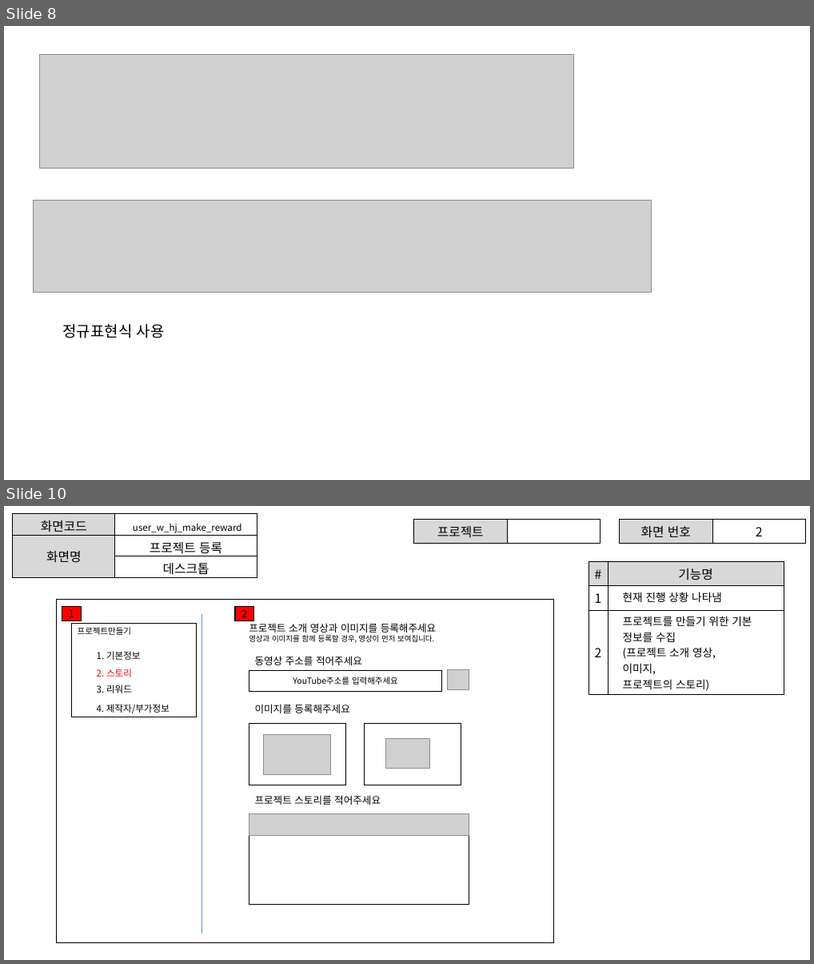
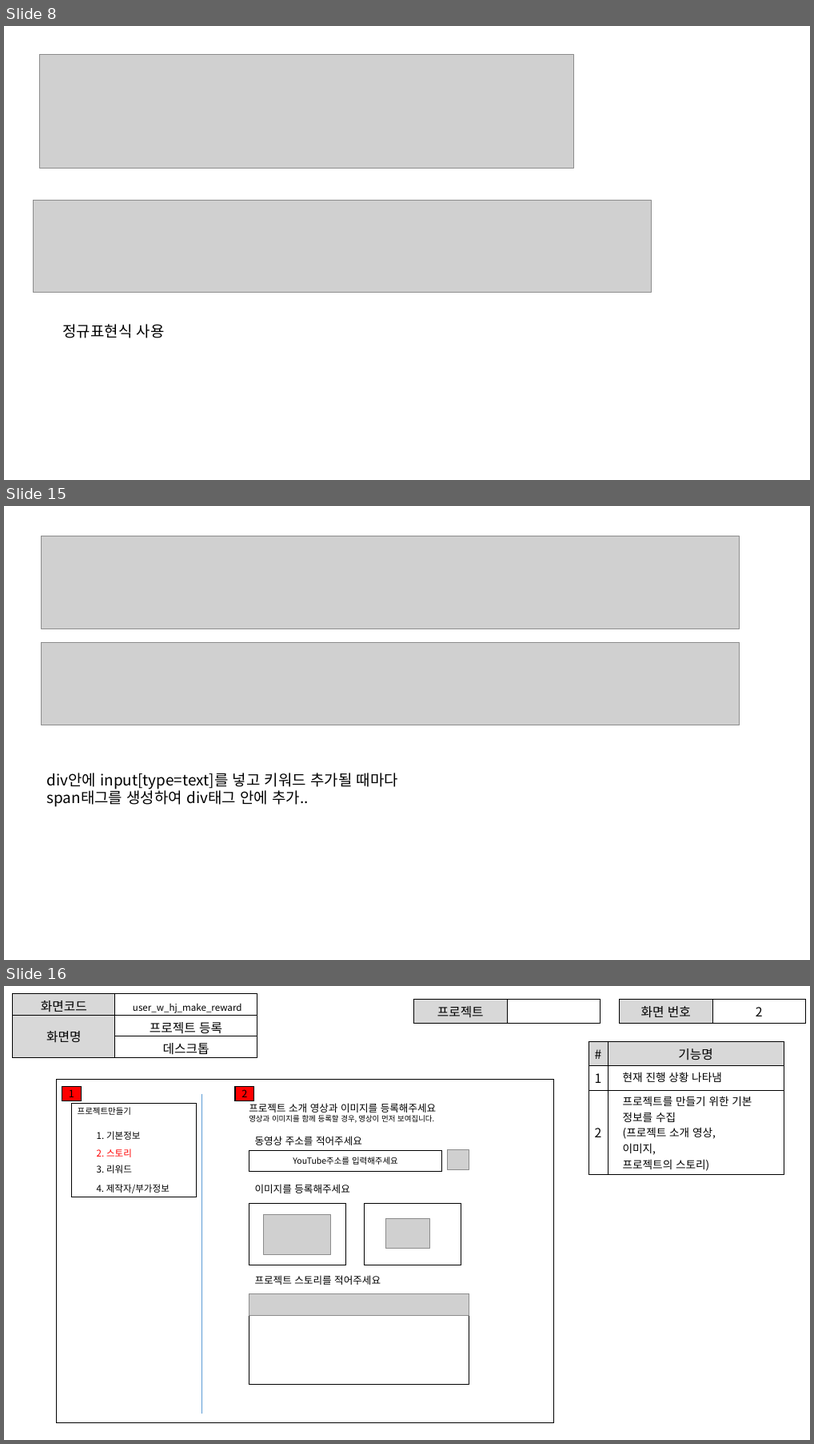
Before and after one commit to ezenteam2/EzenCrowdFunding, a slide deck: project03 화면설계서/project03 - 화면 설계서 - 형준.pptx. Shown one above the other, each under a label of ours: slides 8 and 10 before the commit, slides 8, 15 and 16 after it; the slides between them are not shown. The pictures are 814x964 and 814x1444 pixels, drawn with LibreOffice and Linux fonts; fonts in the diff are those of the drawing; grey boxes stand for pictures. Boxes give left, top, right and bottom in pixels: in the first picture for what was removed or moved away, otherwise in the second. Text is boxed around its words. In the diff, an @@ line names an element or a change of style, - is before the commit and + after.

```diff
--- a/project03 화면설계서/project03 - 화면 설계서 - 형준.pptx
+++ b/project03 화면설계서/project03 - 화면 설계서 - 형준.pptx
@@ slide 15 added at box(4, 506, 810, 960), background #FFFFFF @@
@@ picture added at box(41, 536, 740, 629) @@
@@ picture added at box(41, 642, 740, 724) @@
@@ text added at box(47, 772, 398, 807), 18 pt, text #000000 @@
+div안에 input[type=text]를 넣고 키워드 추가될 때마다
+span태그를 생성하여 div태그 안에 추가..
@@ what was slide 10 is now slide 16 @@
```
Also in this commit, not shown: 6 other slides added, 1 slide removed.
